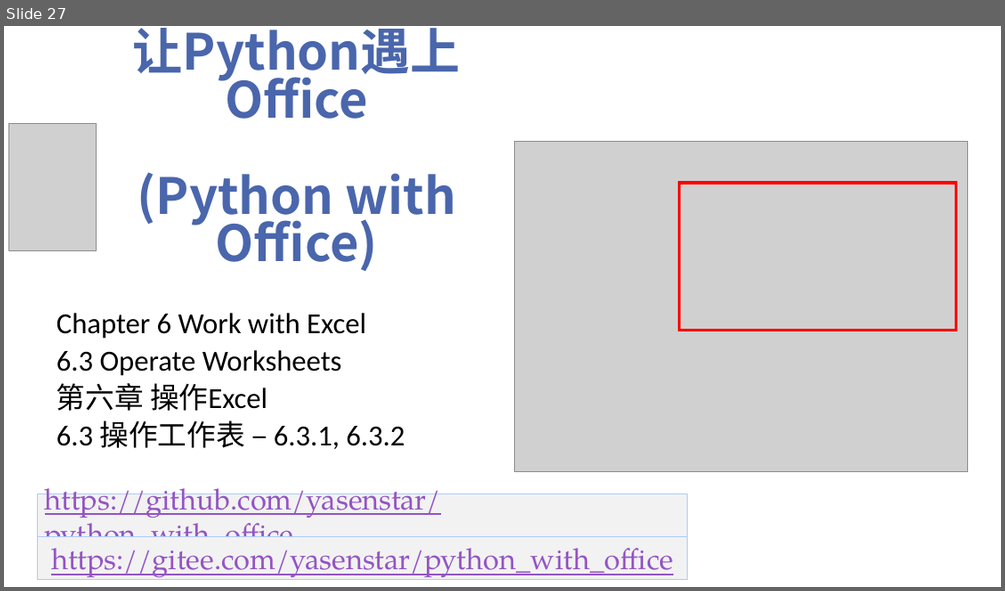
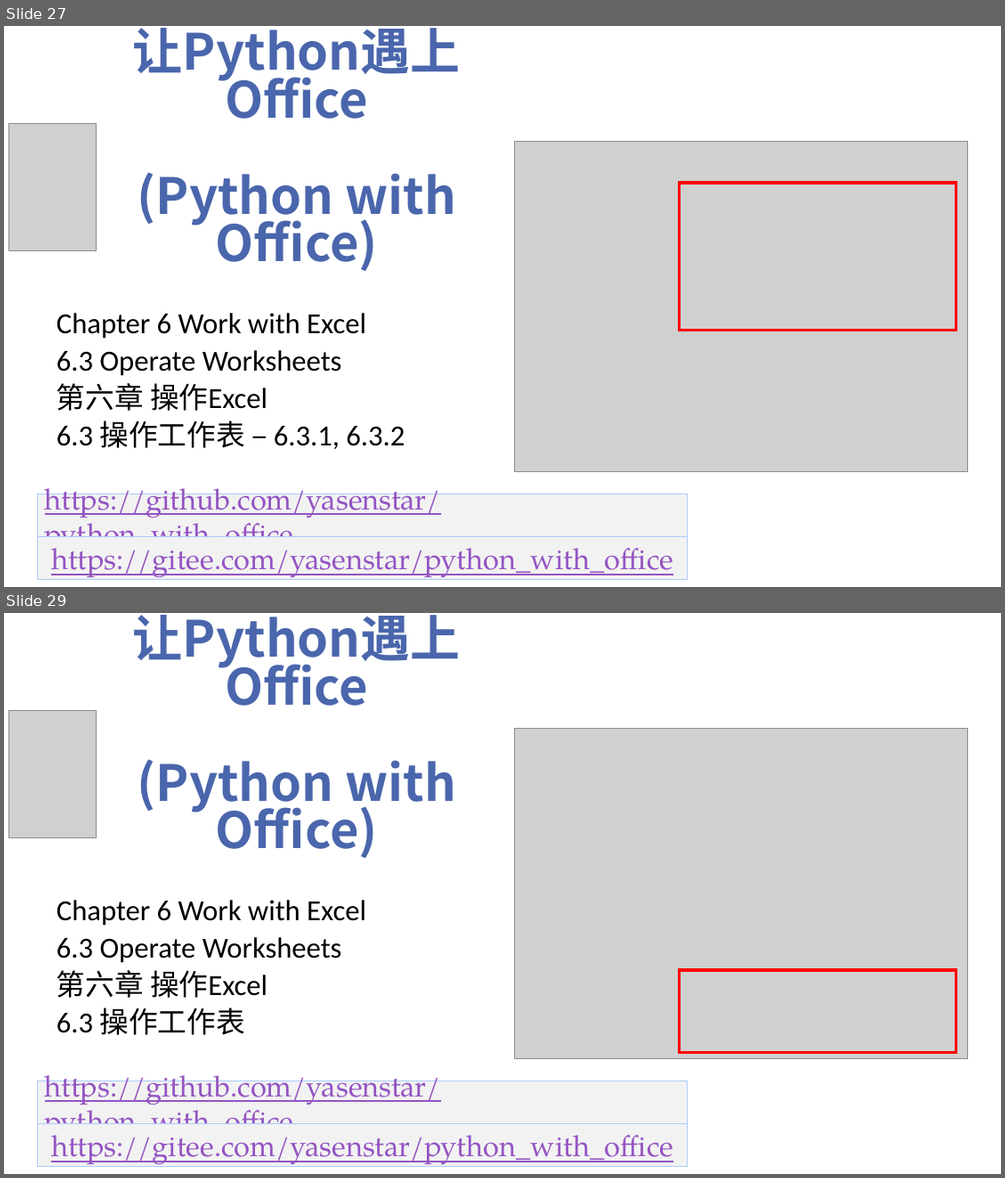
Before and after one commit to yasenstar/python_with_office, a slide deck: Video_Covers.pptx. Shown one above the other, each under a label of ours: slide 27 before the commit, slides 27 and 29 after it; the slides between them are not shown. The pictures are 1005x591 and 1005x1178 pixels, drawn with LibreOffice and Linux fonts; fonts in the diff are those of the drawing; grey boxes stand for pictures; background and template pictures are left out. Boxes give left, top, right and bottom in pixels: in the first picture for what was removed or moved away, otherwise in the second. Text is boxed around its words. In the diff, an @@ line names an element or a change of style, - is before the commit and + after.

```diff
--- a/Video_Covers.pptx
+++ b/Video_Covers.pptx
@@ slide 29 added at (x1=4, y1=613, x2=1001, y2=1174), background picture (left out) @@
@@ title added at (x1=133, y1=615, x2=461, y2=858), 48 pt, text #4A66AC, bold @@
+让Python遇上Office
+(Python with Office)
@@ picture added at (x1=8, y1=710, x2=96, y2=837) @@
@@ picture added at (x1=514, y1=729, x2=967, y2=1059) @@
@@ subtitle added at (x1=57, y1=900, x2=366, y2=1035), 28 pt, text #000000 @@
+Chapter 6 Work with Excel
+6.3 Operate Worksheets
+第六章 操作Excel
+6.3 操作工作表
@@ rectangle added at (x1=680, y1=970, x2=956, y2=1052), outline #FF0000 3 pt @@
@@ rectangle added at (x1=37, y1=1081, x2=688, y2=1124), fill #F2F2F2, outline #ACCBF9 0.75 pt, 28 pt, text #9454C3, underline @@
+https://github.com/yasenstar/python_with_office
@@ rectangle added at (x1=37, y1=1124, x2=688, y2=1167), fill #F2F2F2, outline #ACCBF9 0.75 pt, 28 pt, text #9454C3, underline @@
+https://gitee.com/yasenstar/python_with_office
```
Also in this commit, not shown: 1 other slide added, 9 other files.
